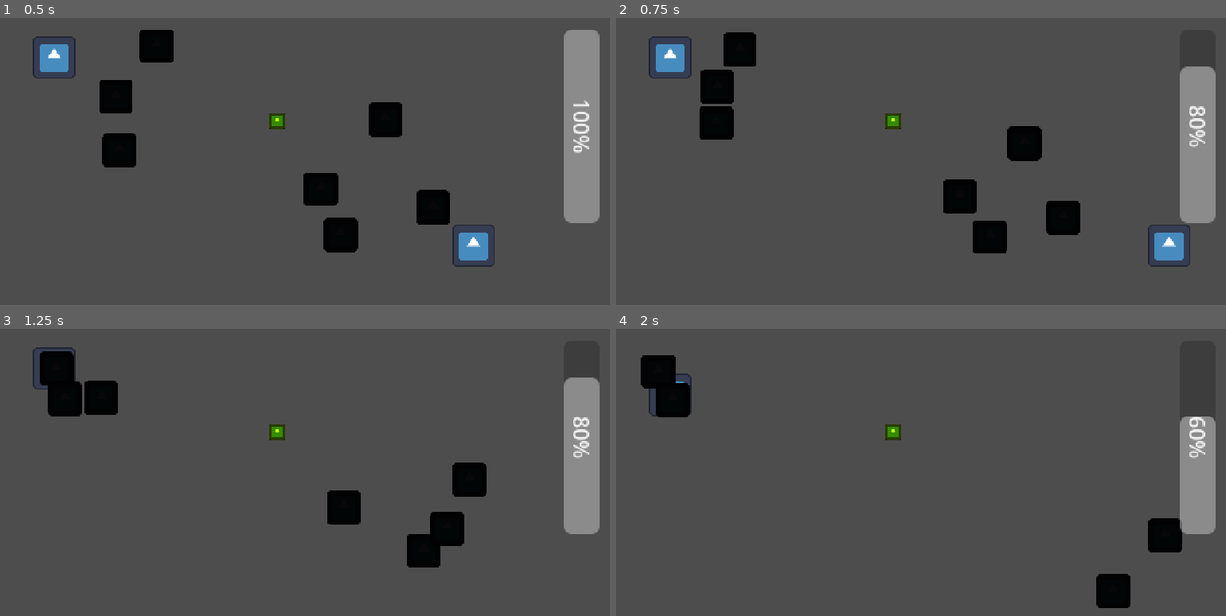
Above: before the commit, frames 1-4 (two rows, left to right).
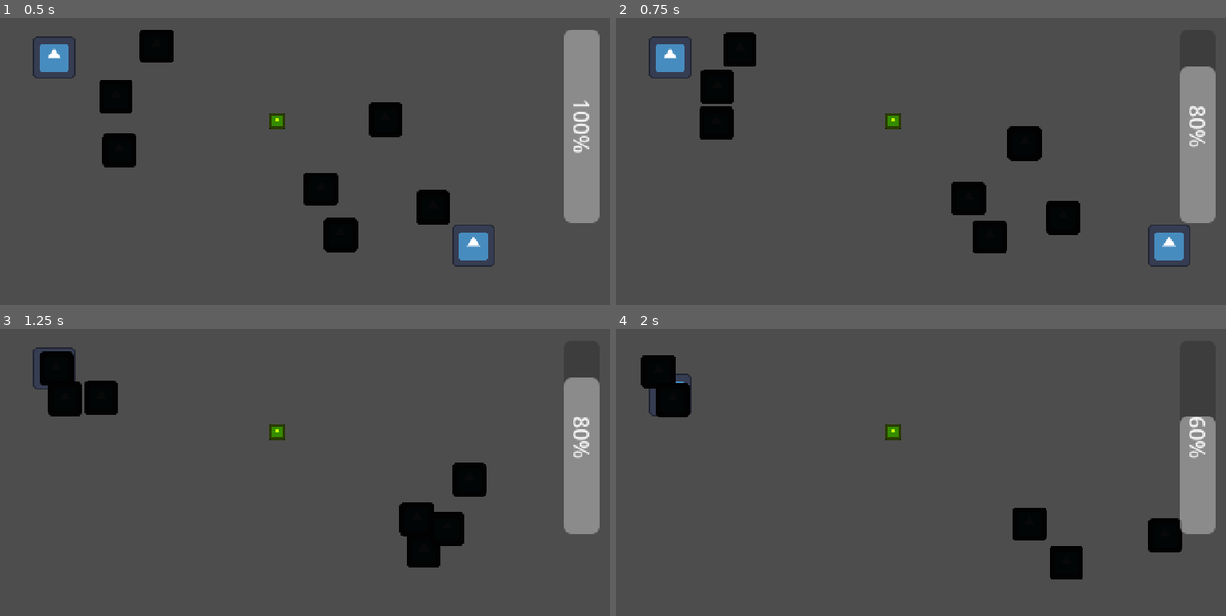
Above: after the commit, the same moments.

Repository: wall-daniel/AbyssalPixelJam9
Game: Godot game, scene res://Scenes/game.tscn
Same seed, same stepped clock (60 frames per second), same inputs: the game is played once before the commit and once after it. The engine's default icon, where the game draws it, is replaced by a stand-in: a white triangle on a blue panel in a dark square.
Inputs:
- Up to frame 1 (0.5 s): no input
- Up to frame 2 (0.75 s): hold Right (p1-right) from 0.53 s (still down); tap Space (zap) at 0.6 s
- Up to frame 3 (1.25 s): keep holding Right (p1-right)
- Up to frame 4 (2 s): release Right (p1-right) at 1.28 s; hold Down (p1-down) from 1.28 s (still down); tap S (p2-down) at 1.35 s; tap Space (zap) at 1.55 s

Frame 1 is identical in both runs. In frame 2, 0.4% of the frame differs, in the area x 53-61%, y 56-69%; in frame 3, 1.2%; in frame 4, 1.9%, in the area x 65-85%, y 62-98%.

Commit message:
Added some comments cleaned up useless print functions

Diff:
--- a/Scripts/enemy.gd
+++ b/Scripts/enemy.gd
@@ -1,5 +1,5 @@
 extends CharacterBody2D
-
+#enemy stat
 const SPEED = 100
 @export var health = 2
 #stunned
@@ -11,11 +11,13 @@
 @onready var battery_node = $"../../../Battery"
 
 func _physics_process(_delta):
+	#player movement
 	if not is_stunned:
 		var direction = find_closest() - global_position
 		velocity = direction.normalized() * SPEED
 		move_and_slide()
 
+#looks for closest player called in physics process
 func find_closest() -> Vector2:
 	var players = get_tree().get_nodes_in_group("player")
 
@@ -26,9 +28,11 @@
 
 	return closest_player.global_position
 
+#dying moment
 func death():
 	queue_free()
 
+#checking the drop chance
 func drop():
 	randomize()
 	var drop_chance = randi_range(1,5)
@@ -38,6 +42,7 @@
 		battery.reparent(battery_node)
 	death()
 
+#enemy hit
 func hit():
 	health -= 1
 	if health == 0:
@@ -45,11 +50,13 @@
 	is_stunned = true
 	stuntime.start()
 
+#idk what Danny did here
 func _on_hurt_box_body_entered(body):
 	body._on_enemy_intersect(10)
 
 func _on_hurt_box_body_exited(body):
 	body._on_enemy_stop_intersect()
 
+#stun cooldown
 func _on_stuntime_timeout():
 	is_stunned = false
--- a/Scripts/game.gd
+++ b/Scripts/game.gd
@@ -1,17 +1,22 @@
 extends Node2D
 
+#adding nodes
 @onready var player_1 = $Player1
 @onready var player_2 = $Player2
 @onready var ui = $UI
-
+#preload scene
 var lightning = preload("res://Scenes/lightning.tscn")
 
+#add the lightning bolt
 func zap():
+	#check ui if player has the juice
 	if ui.zap_num > 0:
+		#make lightning
 		var instance = lightning.instantiate()
 		instance.get_child(0).shape.a = player_1.global_position
 		instance.get_child(0).shape.b = player_2.global_position
 		add_child(instance)
 
+#checks p1 for input
 func _on_player_1_zap():
 	zap()
--- a/Scripts/lightning.gd
+++ b/Scripts/lightning.gd
@@ -1,8 +1,10 @@
 extends Area2D
 
+#check if lightning hits and enemy
 func _on_body_entered(body):
 	if body.has_method("hit"):
 		body.hit()
 
+#timer to kill the lightning so it is not always up and kills everything I would never make a mistake like that hehe
 func _on_timer_timeout():
 	queue_free()
--- a/Scripts/pickup.gd
+++ b/Scripts/pickup.gd
@@ -1,6 +1,7 @@
 extends Area2D
 
+#checks if the body is the right one and then collects coin
 func _on_body_entered(body):
 	if body.has_method("collect"):
 		body.collect()
-	queue_free()
+		queue_free()
--- a/Scripts/player1.gd
+++ b/Scripts/player1.gd
@@ -1,11 +1,12 @@
 extends CharacterBody2D
 
+#signal moment
 signal zap()
-signal change_zap(n_zap)
-
+signal change_zap(add)
+#constant moment
 const SPEED = 300.0
 const MAX_HEALTH = 100
-
+#player hit check
 var health = MAX_HEALTH
 var invulnerable = false
 var num_enemies_touching = 0
@@ -17,24 +18,28 @@
 var n_zap = 5
 
 func _ready():
+	#check to see what controls to use
 	if is_p1:
 		controls = p1_controls
 	else:
 		controls = p2_controls
 
 func _physics_process(_delta):
+	#basic movement
 	var direction = Input.get_vector(controls[0], controls[1], controls[2], controls[3])
 	if direction:
 		velocity = direction * SPEED
 	else:
 		velocity = Vector2(move_toward(velocity.x, 0, SPEED),move_toward(velocity.y, 0, SPEED))
+	move_and_slide()
+	#ZAP
 	if Input.is_action_just_pressed("zap"):
 		change_zap.emit(false)
 		zap.emit()
 
-	move_and_slide()
+#idk what Danny did here
+func _on_enemy_intersect(damage):
 
-func _on_enemy_intersect(damage):
 	num_enemies_touching += 1
 
 	if not invulnerable:
@@ -56,6 +61,6 @@
 
 	if num_enemies_touching > 0:
 		hit(10)
-
+#collecting the battery
 func collect():
 	change_zap.emit(true)
--- a/Scripts/spawn.gd
+++ b/Scripts/spawn.gd
@@ -1,15 +1,16 @@
 extends Marker2D
 
+#gets the node for Enemies to place them there instead of on the spawn idk it is just cleaning but was kind of a waste of 30 minutes
 @onready var enemies = $"../../Enemies"
-
+#load the enemy scene
 @onready var enemy = preload("res://Scenes/enemy.tscn")
 
 # Called when the node enters the scene tree for the first time.
+#spawn on ready but we can change this to a timer/chance system with a limit on spawn or something
 func _ready():
-	print(global_position)
 	spawn()
 
-
+#the actual instantiation of the enemy and reparenting to the Enemies node in Game scene
 func spawn():
 	var spawn_enemy = enemy.instantiate()
 	add_child(spawn_enemy)
--- a/Scripts/ui.gd
+++ b/Scripts/ui.gd
@@ -1,12 +1,14 @@
 extends CanvasLayer
-
+#this is just to change the bar properties
 @onready var zap_bar = $ZapBar
-
+#set the bar to full right away
 var zap_num = 5
 
+#set the bar value right away
 func _ready():
 	zap_bar.value = zap_num
 
+#checks player one if there is a shot taken and if p1 collected a battery
 func _on_player_1_change_zap(add):
 	if add:
 		zap_num += 3
@@ -17,6 +19,7 @@
 			zap_num -= 1
 	zap_bar.value = zap_num
 
+#checks player 2 if they collect anything since my code is completly jank idk man I just wanted to make some Globals oh well
 func _on_player_2_change_zap(add):
 	if add:
 		zap_num += 3
